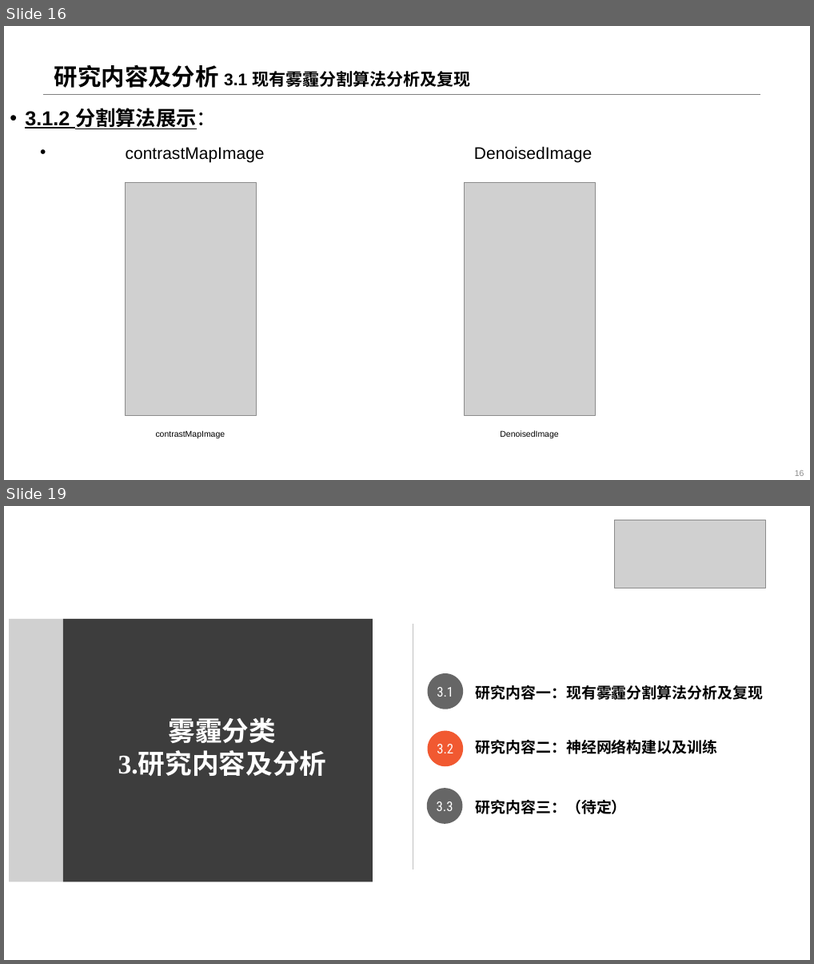
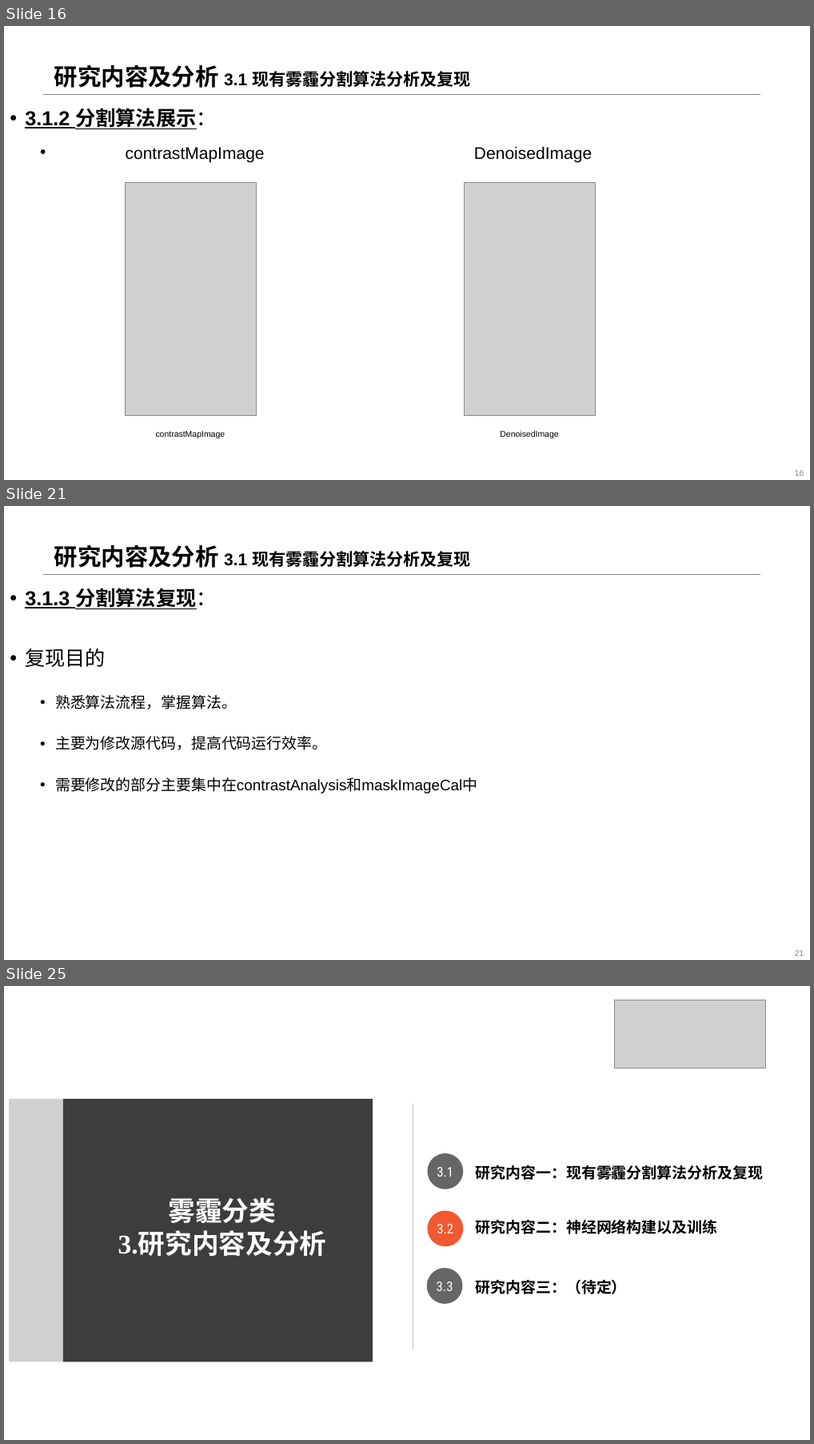
Before and after one commit to JYBlank-L/Unsupervised-Contrastive-Masking-for-Visual-Haze-Classification, a slide deck: 2021-09-04-雾霾检测算法_v1.pptx. Shown one above the other, each under a label of ours: slides 16 and 19 before the commit, slides 16, 21 and 25 after it; the slides between them are not shown. The pictures are 814x964 and 814x1444 pixels, drawn with LibreOffice and Linux fonts; fonts in the diff are those of the drawing; grey boxes stand for pictures; background and template pictures are left out. Boxes give left, top, right and bottom in pixels: in the first picture for what was removed or moved away, otherwise in the second. Text is boxed around its words. In the diff, an @@ line names an element or a change of style, - is before the commit and + after.

```diff
--- a/2021-09-04-雾霾检测算法_v1.pptx
+++ b/2021-09-04-雾霾检测算法_v1.pptx
@@ slide 21 added at [4, 506, 810, 960], background #FFFFFF; not listed: 1 template element that a slide beside it also shows @@
@@ title added at [54, 544, 470, 568], 20 pt, text #000000, bold @@
+研究内容及分析 3.1 现有雾霾分割算法分析及复现
@@ text added at [25, 588, 478, 793], 18 pt, text #000000 @@
+• 3.1.3 分割算法复现：
+• 复现目的
+  • 熟悉算法流程，掌握算法。
+  • 主要为修改源代码，提高代码运行效率。
+  • 需要修改的部分主要集中在contrastAnalysis和maskImageCal中
@@ page number added at [795, 950, 805, 956], 10 pt, text #8C8C8C @@
+21
@@ what was slide 19 is now slide 25 @@
```
Also in this commit, not shown: 5 slides changed, 7 other slides added.
